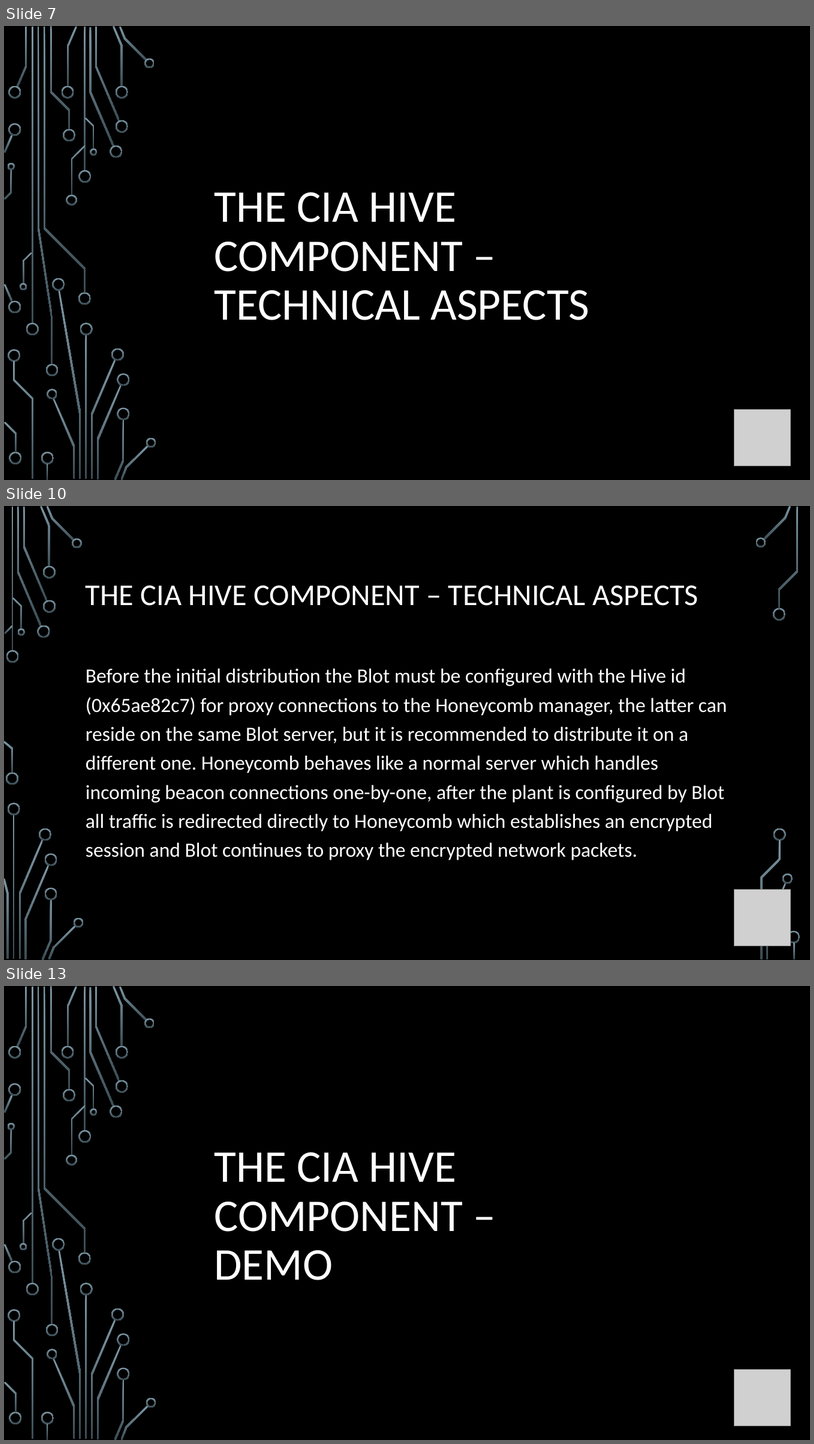
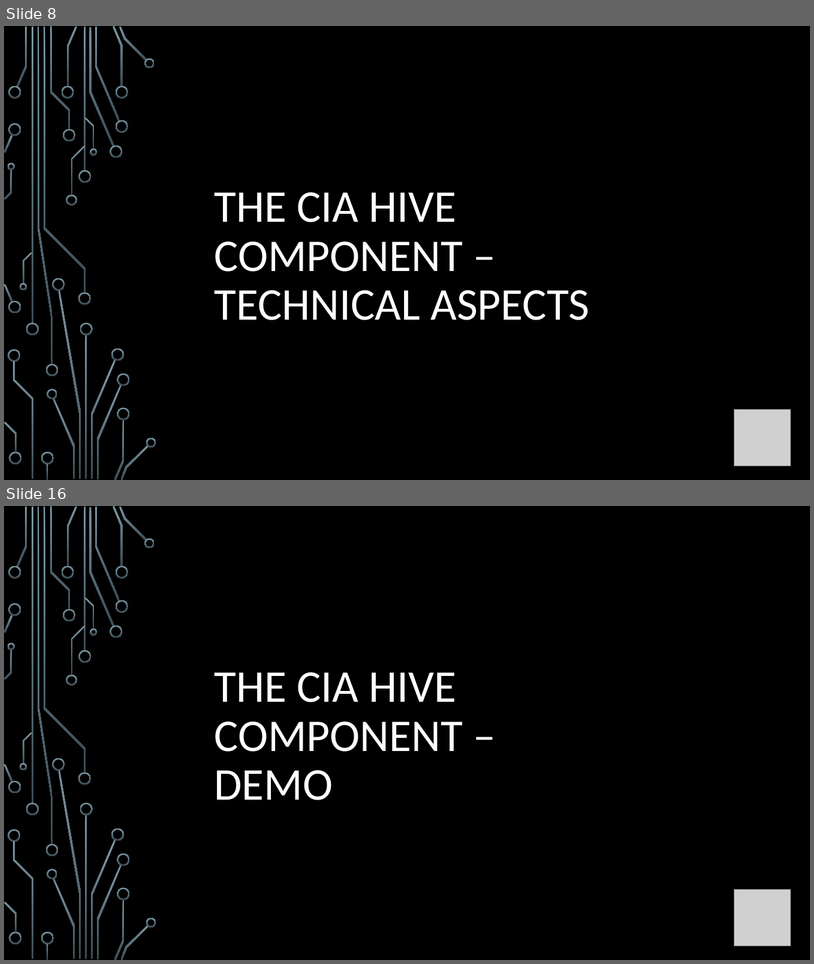
Before and after one commit to giadagabriele/WikiLeaks-Hive, a slide deck: The CIA Hive component.pptx. Shown one above the other, each under a label of ours: slides 7, 10 and 13 before the commit, slides 8 and 16 after it; the slides between them are not shown. The pictures are 814x1444 and 814x964 pixels, drawn with LibreOffice and Linux fonts; fonts in the diff are those of the drawing; grey boxes stand for pictures; background and template pictures are left out. Boxes give left, top, right and bottom in pixels: in the first picture for what was removed or moved away, otherwise in the second. Text is boxed around its words. In the diff, an @@ line names an element or a change of style, - is before the commit and + after.

Commit message:
presentation updated
added tech aspects beacons and blot

```diff
--- a/The CIA Hive component.pptx
+++ b/The CIA Hive component.pptx
@@ slide 10 removed at <box>4,506,810,960</box>, background picture (left out) @@
@@ title removed at <box>86,585,699,606</box> @@
-THE CIA HIVE COMPONENT – TECHNICAL ASPECTS
@@ text removed at <box>86,668,728,860</box> @@
-Before the initial distribution the Blot must be configured with the Hive id (0x65ae82c7) for proxy connections to the Honeycomb manager, the latter can reside on the same Blot server, but it is recommended to distribute it on a different one. Honeycomb behaves like a normal server which handles incoming beacon connections one-by-one, after the plant is configured by Blot all traffic is redirected directly to Honeycomb which establishes an encrypted session and Blot continues to proxy the encrypted network packets.
@@ picture removed at <box>735,889,791,946</box> @@
@@ group removed at <box>4,506,801,960</box>: 33 freeform shapes, 3 rectangles @@
@@ what was slide 7 is now slide 8 @@
@@ what was slide 13 is now slide 16 @@
```
Also in this commit, not shown: 6 slides changed, 7 slides added, 3 other slides removed.
